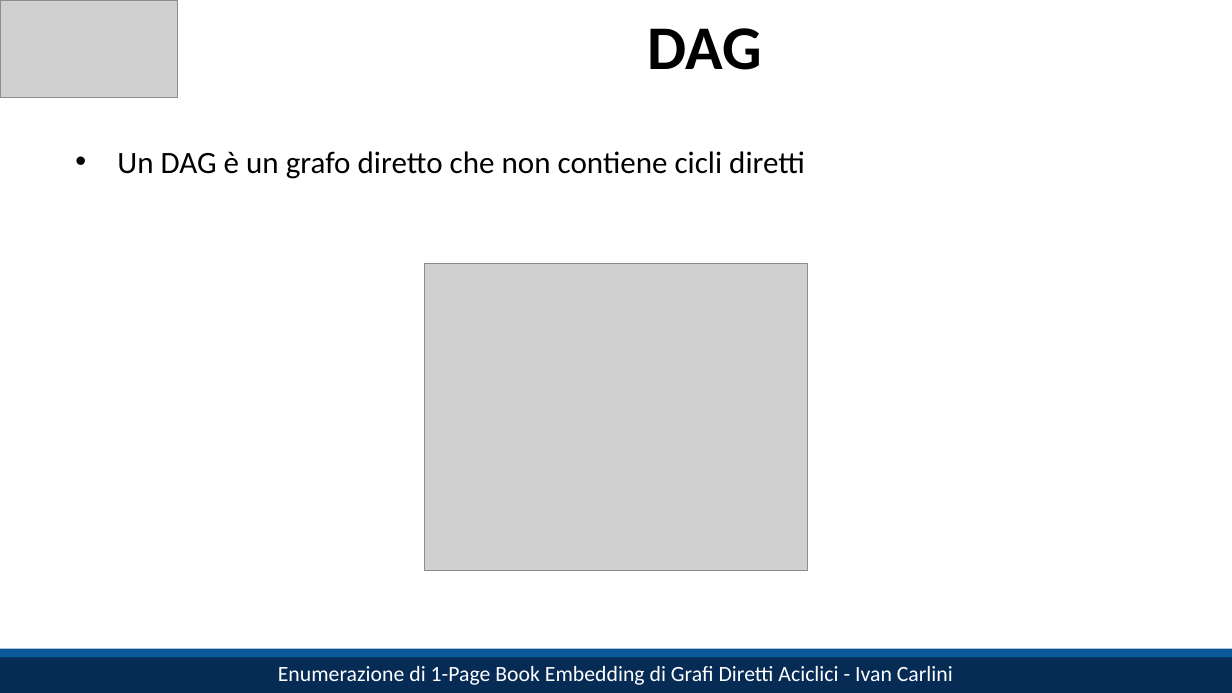
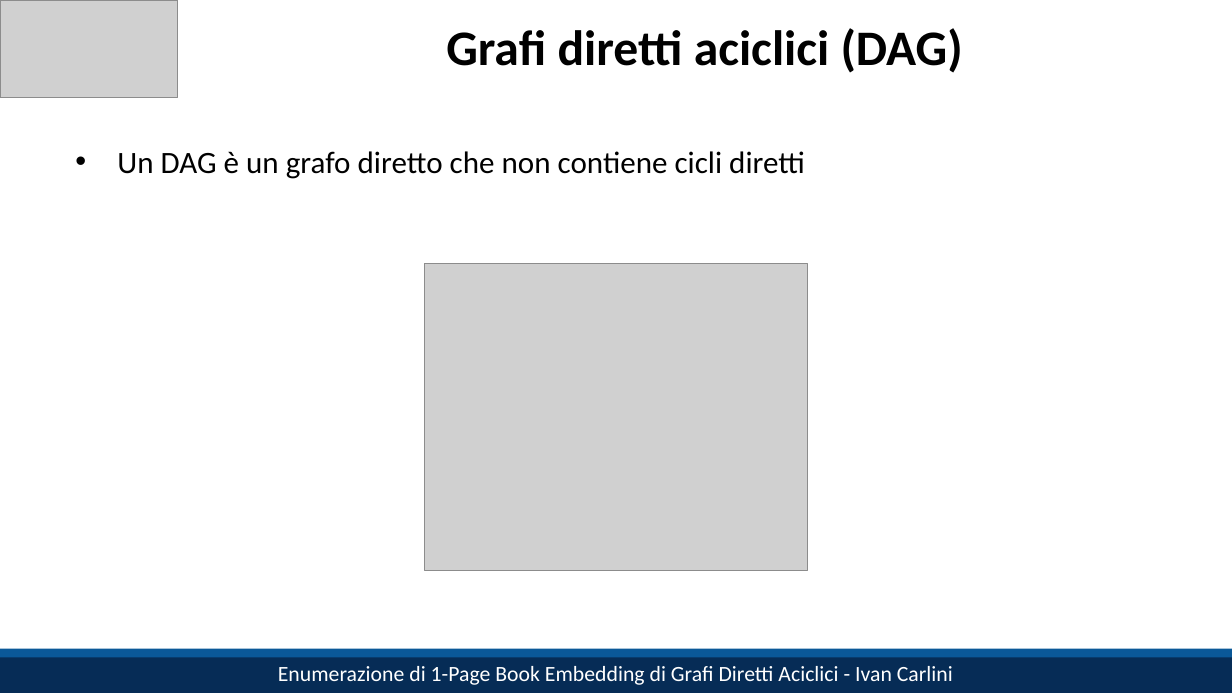
Before and after one commit to IC-99/book-embeddings, a slide deck: slide 3 of slides.pptx. Drawn at 1232x693 pixels with LibreOffice and Linux fonts; fonts in the diff are those of the drawing; grey boxes stand for pictures. Boxes give left, top, right and bottom in pixels: in the first picture for what was removed or moved away, otherwise in the second. Text is boxed around its words. In the diff, an @@ line names an element or a change of style, - is before the commit and + after.

```diff
--- a/slides.pptx
+++ b/slides.pptx
@@ title at (x1=446, y1=28, x2=963, y2=73): text changed; size 40 to 32 pt @@
-DAG
+Grafi diretti aciclici (DAG)
```
Also in this commit, not shown: 3 other slides changed, 7 slides added, 3 other files.
